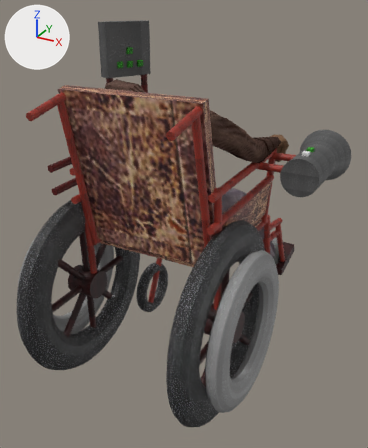
The Blender file модели/raw/кресло 4.1 nohead .blend as it was, and as the next commit left it.
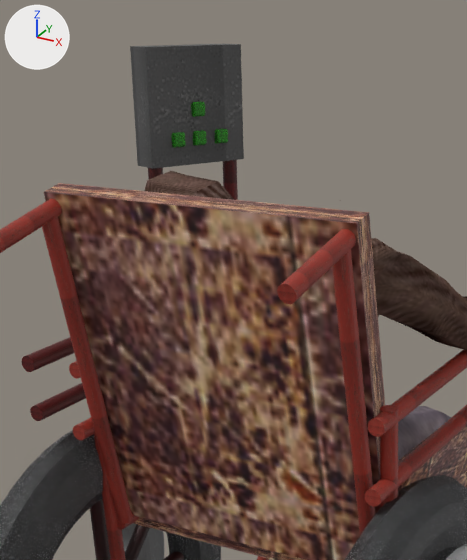
Each version is shown whole from a 50 mm camera at (11.47, -7.31, 10.87) aimed at (6.48, 1.76, 6.33), then close up on the part from 10% to 69% of the width and 0% to 58% of the height. Lighting does not change. The marker at upper left points along +X, +Y and +Z. The older version's two pictures come first.

In view in the first close-up: 'Character_04', 'Куб.006', 'Куб.008', 'Куб.009', 'Куб.010', 'Тор', 'Тор.001', 'Тор.003', 'Цилиндр.028', 'Цилиндр.050', 'каркас', 'кожа' and 2 more.
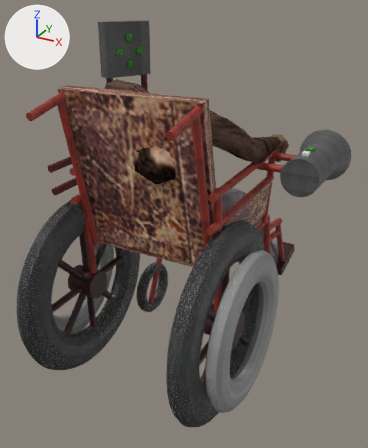
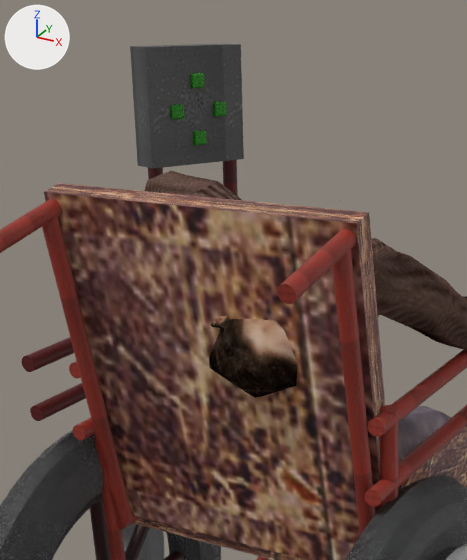
Where the newer file only moved an object's origin or applied its transform, the numbers keep the older frame.

Boxes [x1, y1, x2, y2] around the edits, measured in the close-ups (467 x 560 px; the box of a moved part takes in the faces that stretch with it):
'Куб.010', moved: before [191, 102, 205, 117]; after [190, 73, 204, 88]
'Куб.008', moved: before [172, 132, 185, 147]; after [170, 104, 184, 119]
'Куб.009', moved: before [215, 129, 228, 143]; after [213, 102, 226, 117]
part 4 of me_character_04, moved or reshaped: before [190, 181, 234, 200]; after [190, 181, 298, 398]

Diff of the bpy script that builds the scene:
```diff
--- a/модели/raw/кресло 4.1 nohead .blend.py
+++ b/модели/raw/кресло 4.1 nohead .blend.py
@@ me_куб_008 @@
 # used by ob_куб_008; location = (-0.06, 0.04, 0.0)
-me_куб_008.from_pydata(...)  # 19 vertices, 19 faces; spans x 4.605..4.776, y 2.069..2.234, z 9.505..9.641
+me_куб_008.from_pydata(...)  # 19 vertices, 19 faces; spans x 4.543..4.714, y 2.108..2.274, z 9.773..9.909
+# me_куб_008 part 1: the whole mesh is moved by (-0.061, 0.04, 0.268)
 me_куб_008.materials.append(mat_материал_015)
@@ me_куб_009 @@
 # used by ob_куб_009; location = (-0.06, 0.04, 0.0)
-me_куб_009.from_pydata(...)  # 19 vertices, 19 faces; spans x 4.802..4.973, y 2.557..2.722, z 9.505..9.641
+me_куб_009.from_pydata(...)  # 19 vertices, 19 faces; spans x 4.738..4.909, y 2.585..2.75, z 9.771..9.907
+# me_куб_009 part 2: the whole mesh is moved by (-0.064, 0.028, 0.266)
 me_куб_009.materials.append(mat_материал_018)
@@ me_куб_010 @@
 # used by ob_куб_010; location = (-0.06, 0.04, 0.0)
-me_куб_010.from_pydata(...)  # 19 vertices, 19 faces; spans x 4.7..4.871, y 2.304..2.47, z 9.786..9.922
+me_куб_010.from_pydata(...)  # 19 vertices, 19 faces; spans x 4.644..4.816, y 2.34..2.505, z 10.056..10.192
+# me_куб_010 part 3: the whole mesh is moved by (-0.055, 0.035, 0.27)
 me_куб_010.materials.append(mat_материал_017)
@@ me_character_04 @@
 # used by ob_character_04; location = (13.28, 3.51, 0.15); rotation_euler = (1.571, 0.0, 3.114), in degrees (90, 0, 178); scale = (0.0192, 0.0192, 0.0192)
-me_character_04.from_pydata(...)  # 436 vertices, 486 faces; spans x 267.0..451.0, y 202.0..485.0, z -179.0..98.0
+me_character_04.from_pydata(...)  # 436 vertices, 486 faces; spans x 267.0..451.0, y 202.0..485.0, z -195.0..98.0
+# me_character_04 part 4: 68 of 436 vertices moved; they spanned x 319.0..368.0, y 389.0..461.0, z -177.0..-113.0 and now span x 305.0..361.0, y 395.0..467.0, z -195.0..-142.0; mean shift (-8.0, 5.0, -21.0); largest move (359.0, 404.0, -120.0) -> (357.0, 407.0, -184.0)
 me_character_04.materials.append(mat_character_04)
@@ ob_куб_008 @@
 ob_куб_008 = bpy.data.objects.new('Куб.008', me_куб_008)
-ob_куб_008.location = (-0.06, 0.04, 0.0)
+ob_куб_008.location = (0.0, 0.0, 0.0)
@@ ob_куб_009 @@
 ob_куб_009 = bpy.data.objects.new('Куб.009', me_куб_009)
-ob_куб_009.location = (-0.06, 0.04, 0.0)
+ob_куб_009.location = (0.0, 0.0, 0.0)
@@ ob_куб_010 @@
 ob_куб_010 = bpy.data.objects.new('Куб.010', me_куб_010)
-ob_куб_010.location = (-0.06, 0.04, 0.0)
+ob_куб_010.location = (0.0, 0.0, 0.0)
```
